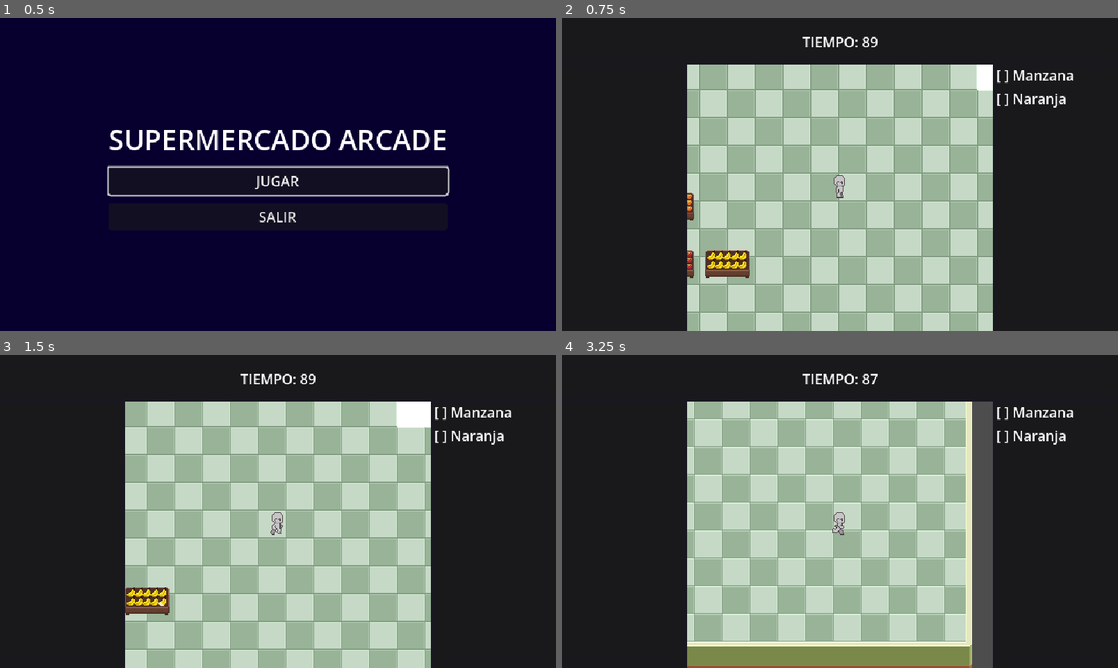
Above: before the commit, frames 1-4 (two rows, left to right).
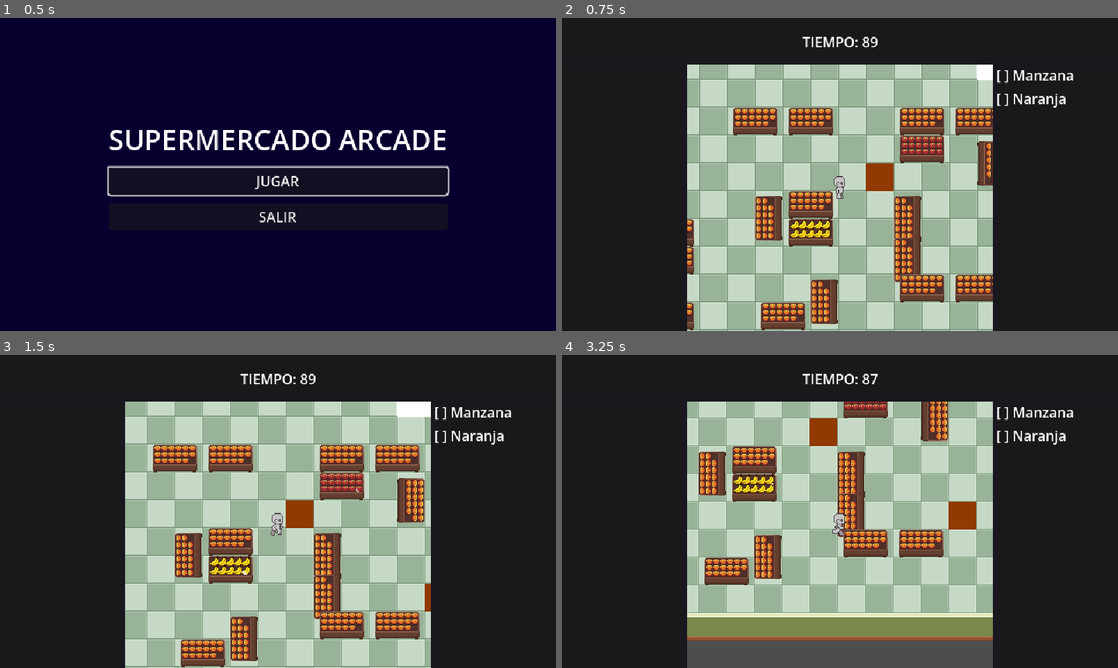
Above: after the commit, the same moments.

Repository: mateomendez2/SupermercadoArcade
Game: Godot game, scene res://scenes/ui/main_menu.tscn
Same seed, same stepped clock (60 frames per second), same inputs: the game is played once before the commit and once after it.
Inputs:
- Up to frame 1 (0.5 s): no input
- Up to frame 2 (0.75 s): click "JUGAR" at 0.5 s
- Up to frame 3 (1.5 s): hold D (move_right) from 1.28 s (still down); hold E (interact) from 1.28 s (still down)
- Up to frame 4 (3.25 s): release D (move_right) at 2.03 s; release E (interact) at 2.03 s; hold S (move_down) 2.03-2.78 s; tap E (interact) at 2.1 s; hold D (move_right) from 2.78 s (still down); hold E (interact) from 2.78 s (still down)

Frame 1 is identical in both runs. In frame 2, 23% of the frame differs, in the area x 22-78%, y 19-100%; in frame 3, 24%; in frame 4, 41%, in the area x 22-78%, y 14-100%.

Commit message:
Actualización Obstacles

Diff:
--- a/scenes/characters/player.tscn
+++ b/scenes/characters/player.tscn
@@ -426,18 +426,17 @@
 friction = 1400.0
 
 [node name="AnimatedSprite2D" type="AnimatedSprite2D" parent="." unique_id=892306982]
-position = Vector2(0, -13)
 sprite_frames = SubResource("SpriteFrames_xhtjm")
 animation = &"pickup_left"
 
 [node name="CollisionShape2D" type="CollisionShape2D" parent="." unique_id=1597456713]
-position = Vector2(0, -3)
+position = Vector2(0, 9)
 shape = SubResource("CapsuleShape2D_yewv4")
 
 [node name="InteractionArea" type="Area2D" parent="." unique_id=1550479637]
-position = Vector2(0, -12)
 
 [node name="CollisionShape2D" type="CollisionShape2D" parent="InteractionArea" unique_id=2054934080]
 shape = SubResource("RectangleShape2D_yewv4")
 
 [node name="Camera2D" type="Camera2D" parent="." unique_id=105120721]
+position = Vector2(0, 12)
--- a/scenes/levels/nivel_1.tscn
+++ b/scenes/levels/nivel_1.tscn
@@ -13,6 +13,7 @@
 [ext_resource type="PackedScene" uid="uid://nj44eb6n5i2" path="res://scenes/obstacles/hazard_spill.tscn" id="7_uc16u"]
 [ext_resource type="PackedScene" uid="uid://div0hovqwnvet" path="res://scenes/objects/interactable.tscn" id="8_rh4ec"]
 [ext_resource type="PackedScene" uid="uid://iemgseutkwau" path="res://scenes/objects/checkout_desk.tscn" id="9_vhmxl"]
+[ext_resource type="PackedScene" uid="uid://ci0ckyftwdhly" path="res://scenes/obstacles/obstacle_box.tscn" id="14_11fms"]
 
 [sub_resource type="TileSetAtlasSource" id="TileSetAtlasSource_uc16u"]
 texture = ExtResource("2_uc16u")
@@ -678,113 +679,125 @@
 [node name="Player" parent="." unique_id=177984774 instance=ExtResource("1_8qrae")]
 position = Vector2(226, 188)
 
-[node name="Interactable" parent="." unique_id=1647453037 instance=ExtResource("5_uc16u")]
-position = Vector2(96, 264)
-
-[node name="Interactable2" parent="." unique_id=1531818011 instance=ExtResource("4_s28vq")]
-position = Vector2(32, 198)
-
-[node name="Interactable3" parent="." unique_id=486394158 instance=ExtResource("6_rh4ec")]
-position = Vector2(32, 264)
-
 [node name="HazardSpill" parent="." unique_id=1949423888 instance=ExtResource("7_uc16u")]
-position = Vector2(288, 256)
+position = Vector2(256, 64)
 
 [node name="Interactable4" parent="." unique_id=1759099896 instance=ExtResource("8_rh4ec")]
-position = Vector2(1120, 80)
+position = Vector2(320, 16)
 
 [node name="Interactable5" parent="." unique_id=1644467260 instance=ExtResource("8_rh4ec")]
-position = Vector2(832, 80)
+position = Vector2(32, 16)
 
 [node name="Interactable6" parent="." unique_id=1079915724 instance=ExtResource("8_rh4ec")]
-position = Vector2(896, 80)
+position = Vector2(96, 16)
 
 [node name="Interactable7" parent="." unique_id=1232327596 instance=ExtResource("8_rh4ec")]
-position = Vector2(816, 160)
+position = Vector2(16, 96)
 rotation = -1.5707964
 
 [node name="Interactable8" parent="." unique_id=795361124 instance=ExtResource("8_rh4ec")]
-position = Vector2(816, 224)
+position = Vector2(16, 160)
 rotation = -1.5707964
 
 [node name="Interactable9" parent="." unique_id=1287304333 instance=ExtResource("8_rh4ec")]
-position = Vector2(832, 304)
+position = Vector2(32, 240)
 
 [node name="Interactable10" parent="." unique_id=1281462266 instance=ExtResource("8_rh4ec")]
-position = Vector2(832, 400)
+position = Vector2(32, 336)
 
 [node name="Interactable11" parent="." unique_id=585439283 instance=ExtResource("8_rh4ec")]
-position = Vector2(928, 176)
+position = Vector2(128, 112)
 
 [node name="Interactable12" parent="." unique_id=729918056 instance=ExtResource("8_rh4ec")]
-position = Vector2(992, 176)
+position = Vector2(192, 112)
 
 [node name="Interactable13" parent="." unique_id=2015567169 instance=ExtResource("8_rh4ec")]
-position = Vector2(1120, 176)
+position = Vector2(320, 112)
 
 [node name="Interactable14" parent="." unique_id=820091631 instance=ExtResource("8_rh4ec")]
-position = Vector2(1184, 176)
+position = Vector2(384, 112)
 
 [node name="Interactable15" parent="." unique_id=388078892 instance=ExtResource("8_rh4ec")]
-position = Vector2(1200, 224)
+position = Vector2(400, 160)
 rotation = 1.5707964
 
 [node name="Interactable16" parent="." unique_id=366838341 instance=ExtResource("8_rh4ec")]
-position = Vector2(992, 272)
+position = Vector2(192, 208)
 
 [node name="Interactable17" parent="." unique_id=854918498 instance=ExtResource("8_rh4ec")]
-position = Vector2(960, 400)
+position = Vector2(160, 336)
 
 [node name="Interactable18" parent="." unique_id=1310666597 instance=ExtResource("8_rh4ec")]
-position = Vector2(1008, 384)
+position = Vector2(208, 320)
 rotation = -1.5707964
 
 [node name="Interactable19" parent="." unique_id=125662649 instance=ExtResource("8_rh4ec")]
-position = Vector2(944, 288)
+position = Vector2(144, 224)
 rotation = -1.5707964
 
 [node name="Interactable20" parent="." unique_id=1658401477 instance=ExtResource("8_rh4ec")]
-position = Vector2(1104, 288)
+position = Vector2(304, 224)
 rotation = -1.5707964
 
 [node name="Interactable21" parent="." unique_id=1193909757 instance=ExtResource("8_rh4ec")]
-position = Vector2(1104, 336)
+position = Vector2(304, 272)
 rotation = -1.5707964
 
 [node name="Interactable22" parent="." unique_id=1845217787 instance=ExtResource("8_rh4ec")]
-position = Vector2(1120, 368)
+position = Vector2(320, 304)
 
 [node name="Interactable23" parent="." unique_id=84940782 instance=ExtResource("8_rh4ec")]
-position = Vector2(1184, 368)
+position = Vector2(384, 304)
 
 [node name="Interactable24" parent="." unique_id=2109187072 instance=ExtResource("8_rh4ec")]
-position = Vector2(1296, 192)
+position = Vector2(496, 128)
 rotation = -1.5707964
 
 [node name="Interactable25" parent="." unique_id=67023800 instance=ExtResource("8_rh4ec")]
-position = Vector2(1296, 256)
+position = Vector2(496, 192)
 rotation = -1.5707964
 
 [node name="Interactable26" parent="." unique_id=1364379195 instance=ExtResource("8_rh4ec")]
-position = Vector2(1296, 320)
+position = Vector2(496, 256)
 rotation = -1.5707964
 
 [node name="Interactable27" parent="." unique_id=861656160 instance=ExtResource("8_rh4ec")]
-position = Vector2(1296, 384)
+position = Vector2(496, 320)
 rotation = -1.5707964
 
 [node name="Interactable28" parent="." unique_id=524477564 instance=ExtResource("8_rh4ec")]
-position = Vector2(1296, 416)
+position = Vector2(496, 352)
 rotation = -1.5707964
 
 [node name="Interactable29" parent="." unique_id=234386628 instance=ExtResource("6_rh4ec")]
-position = Vector2(1120, 208)
+position = Vector2(320, 144)
 
 [node name="Interactable30" parent="." unique_id=869218621 instance=ExtResource("5_uc16u")]
-position = Vector2(992, 304)
+position = Vector2(192, 240)
 
 [node name="Interactable31" parent="." unique_id=213418887 instance=ExtResource("4_s28vq")]
-position = Vector2(832, 336)
+position = Vector2(32, 272)
 
 [node name="CheckoutDesk" parent="." unique_id=1181652669 instance=ExtResource("9_vhmxl")]
 position = Vector2(416, 32)
+
+[node name="ObstacleBox" parent="." unique_id=2106728863 instance=ExtResource("14_11fms")]
+position = Vector2(208, 144)
+
+[node name="ObstacleBox2" parent="." unique_id=487653766 instance=ExtResource("14_11fms")]
+position = Vector2(336, 176)
+
+[node name="ObstacleBox3" parent="." unique_id=2052167080 instance=ExtResource("14_11fms")]
+position = Vector2(208, 272)
+
+[node name="ObstacleBox4" parent="." unique_id=1816402831 instance=ExtResource("14_11fms")]
+position = Vector2(80, 144)
+
+[node name="ObstacleBox5" parent="." unique_id=913207799 instance=ExtResource("14_11fms")]
+position = Vector2(272, 176)
+
+[node name="ObstacleBox6" parent="." unique_id=579991991 instance=ExtResource("14_11fms")]
+position = Vector2(432, 272)
+
+[node name="ObstacleBox7" parent="." unique_id=670031186 instance=ExtResource("14_11fms")]
+position = Vector2(432, 208)
--- /dev/null
+++ b/scenes/obstacles/obstacle_box.tscn
@@ -0,0 +1,17 @@
+[gd_scene format=3 uid="uid://ci0ckyftwdhly"]
+
+[sub_resource type="RectangleShape2D" id="RectangleShape2D_j1anm"]
+size = Vector2(32, 24)
+
+[node name="ObstacleBox" type="StaticBody2D" unique_id=2106728863 groups=["CajasObstaculo"]]
+
+[node name="ColorRect" type="ColorRect" parent="." unique_id=2075361180]
+offset_left = -16.0
+offset_top = -16.0
+offset_right = 16.0
+offset_bottom = 16.0
+color = Color(0.56466264, 0.22557193, 1.4439226e-07, 1)
+
+[node name="CollisionShape2D" type="CollisionShape2D" parent="." unique_id=782698332]
+position = Vector2(0, 4)
+shape = SubResource("RectangleShape2D_j1anm")
--- a/scripts/level_config.gd
+++ b/scripts/level_config.gd
@@ -1,9 +1,84 @@
 extends Node2D
 
-# En lugar de un número, exportamos una lista específica de objetos
 @export var frutas_del_nivel: Array[ItemData]
 @export var tiempo_del_nivel: float = 90.0
+@export var cajas_activas: int = 2
+
+# Guardamos la lista a nivel global del script para usarla varias veces
+var mis_cajas: Array = []
 
 func _ready() -> void:
-	# Le pasamos la lista exacta al GameManager
 	GameManager.iniciar_nivel(frutas_del_nivel, tiempo_del_nivel)
+
+	# 1. Buscamos nuestras cajas (¡Esto ya lo sabes hacer!)
+	var todas_las_cajas = get_tree().get_nodes_in_group("CajasObstaculo")
+	for caja in todas_las_cajas:
+		if self.is_ancestor_of(caja):
+			mis_cajas.append(caja)
+
+	# 2. Mezclamos por primera vez al arrancar el nivel
+	mezclar_cajas()
+
+	# 3. Le pedimos al GameManager que nos avise cuando se agarre una fruta
+	GameManager.item_collected.connect(_on_item_recolectado)
+
+	# 4. Arrancamos el ciclo del reloj aleatorio
+	bucle_de_tiempo_aleatorio()
+
+# --- LA FUNCIÓN PRINCIPAL QUE MEZCLA LAS CAJAS ---
+func mezclar_cajas() -> void:
+	mis_cajas.shuffle() # Mezclamos la baraja
+
+	# Buscamos al jugador en el mapa
+	var jugador = get_tree().get_first_node_in_group("Player")
+	var cajas_encendidas = 0 # Llevamos la cuenta de cuántas vamos encendiendo
+
+	# NUEVO PRINT CHISMOSO:
+	print("Buscando al jugador... Resultado: ", jugador)
+
+	for caja in mis_cajas:
+		var es_seguro_encender = true
+
+		# Si el jugador existe, medimos la distancia matemática
+		if jugador != null:
+			# global_position nos da la coordenada exacta en el mapa
+			var distancia = caja.global_position.distance_to(jugador.global_position)
+
+			# Si la caja está a menos de 60 píxeles del jugador (casi tocándolo)
+			print("Posición Caja: ", caja.global_position, " | Posición Jugador: ", jugador.global_position)
+			if distancia < 120.0:
+				es_seguro_encender = false
+
+		# Si todavía nos faltan encender cajas Y el lugar es seguro...
+		if cajas_encendidas < cajas_activas and es_seguro_encender:
+			# ENCENDER CAJA
+			caja.show()
+			caja.process_mode = Node.PROCESS_MODE_INHERIT
+			cajas_encendidas += 1 # Contamos que encendimos una
+		else:
+			# APAGAR CAJA (O porque está muy cerca, o porque ya encendimos suficientes)
+			caja.hide()
+			caja.process_mode = Node.PROCESS_MODE_DISABLED
+
+# --- LOS GATILLOS (Lo que provoca que se mezclen) ---
+
+# Gatillo 1: Cuando agarramos una fruta
+func _on_item_recolectado(item: ItemData) -> void:
+	print("¡Fruta agarrada! Mezclando cajas...")
+	mezclar_cajas()
+
+# Gatillo 2: El tiempo aleatorio
+func bucle_de_tiempo_aleatorio() -> void:
+	# Elegimos un tiempo al azar, por ejemplo entre 5 y 10 segundos
+	var tiempo_azar = randf_range(10.0, 15.0)
+
+	# Esperamos ese tiempo sin congelar el juego (Corrutina)
+	await get_tree().create_timer(tiempo_azar).timeout
+
+	# Comprobamos que el juego no haya terminado
+	if GameManager.juego_activo:
+		print("¡Evento de Tiempo! Mezclando cajas...")
+		mezclar_cajas()
+
+		# Volvemos a llamarnos a nosotros mismos para crear un ciclo infinito
+		bucle_de_tiempo_aleatorio()
Not shown, changed: docs/index.pck
